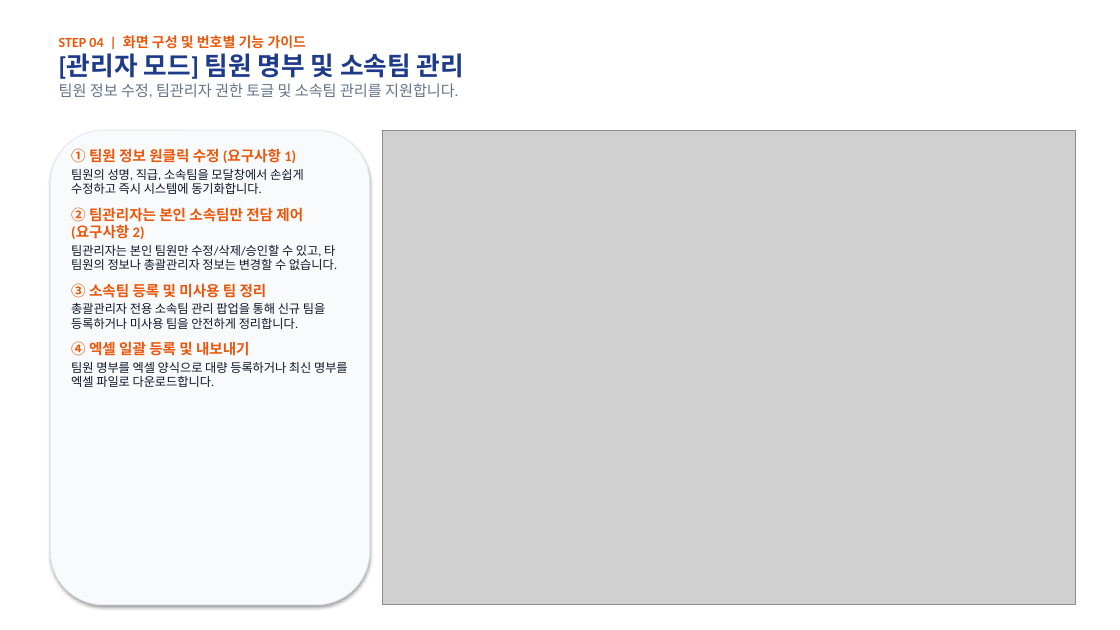
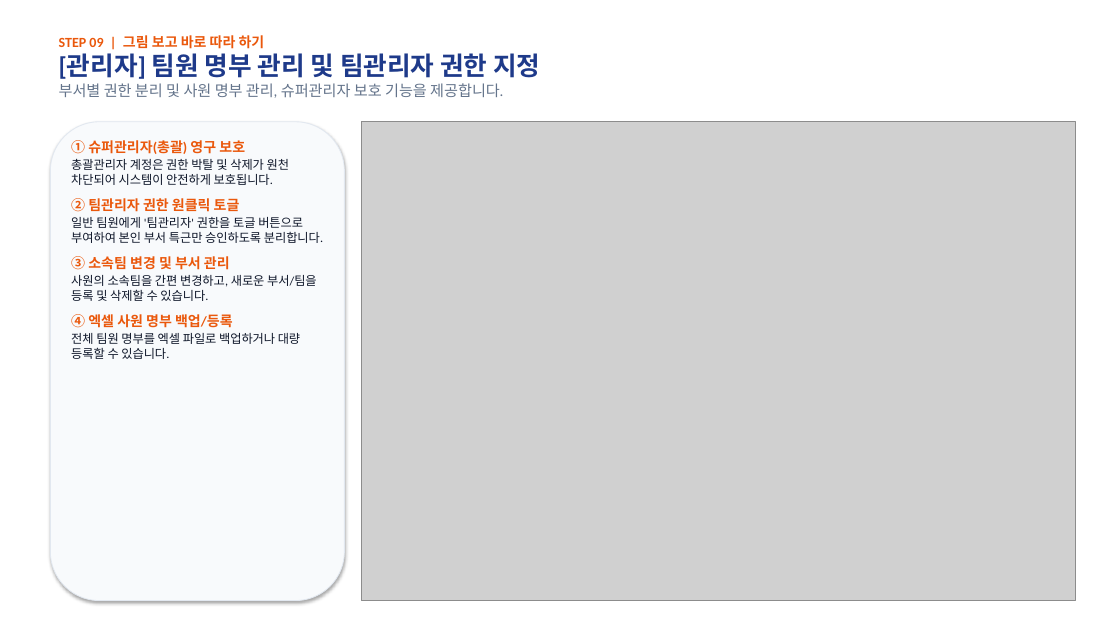
Before and after one commit to rorma34-lab/team-overtime-manager, a slide deck: slide 11 of Overtime_System_Manual.pptx (slide 5 before the commit). Drawn at 1120x630 pixels with LibreOffice and Linux fonts; fonts in the diff are those of the drawing; grey boxes stand for pictures. Boxes give left, top, right and bottom in pixels: in the first picture for what was removed or moved away, otherwise in the second. Text is boxed around its words. In the diff, an @@ line names an element or a change of style, - is before the commit and + after.

```diff
--- a/Overtime_System_Manual.pptx
+++ b/Overtime_System_Manual.pptx
@@ text at [59,35,540,98]: text changed @@
-STEP 04 | 화면 구성 및 번호별 기능 가이드
-[관리자 모드] 팀원 명부 및 소속팀 관리
-팀원 정보 수정, 팀관리자 권한 토글 및 소속팀 관리를 지원합니다.
+STEP 09 | 그림 보고 바로 따라 하기
+[관리자] 팀원 명부 관리 및 팀관리자 권한 지정
+부서별 권한 분리 및 사원 명부 관리, 슈퍼관리자 보호 기능을 제공합니다.
@@ rounded rectangle: place and size @@
-rounded rectangle at [50,130,370,605]
+rounded rectangle at [50,122,344,601]
@@ text at [71,140,323,359]: text changed @@
-① 팀원 정보 원클릭 수정 (요구사항 1)
-팀원의 성명, 직급, 소속팀을 모달창에서 손쉽게 수정하고 즉시 시스템에 동기화합니다.
-② 팀관리자는 본인 소속팀만 전담 제어 (요구사항 2)
-팀관리자는 본인 팀원만 수정/삭제/승인할 수 있고, 타 팀원의 정보나 총괄관리자 정보는 변경할 수 없습니다.
-③ 소속팀 등록 및 미사용 팀 정리
-총괄관리자 전용 소속팀 관리 팝업을 통해 신규 팀을 등록하거나 미사용 팀을 안전하게 정리합니다.
-④ 엑셀 일괄 등록 및 내보내기
-팀원 명부를 엑셀 양식으로 대량 등록하거나 최신 명부를 엑셀 파일로 다운로드합니다.
+① 슈퍼관리자(총괄) 영구 보호
+총괄관리자 계정은 권한 박탈 및 삭제가 원천 차단되어 시스템이 안전하게 보호됩니다.
+② 팀관리자 권한 원클릭 토글
+일반 팀원에게 '팀관리자' 권한을 토글 버튼으로 부여하여 본인 부서 특근만 승인하도록 분리합니다.
+③ 소속팀 변경 및 부서 관리
+사원의 소속팀을 간편 변경하고, 새로운 부서/팀을 등록 및 삭제할 수 있습니다.
+④ 엑셀 사원 명부 백업/등록
+전체 팀원 명부를 엑셀 파일로 백업하거나 대량 등록할 수 있습니다.
@@ picture: place and size @@
-picture at [382,130,1075,605]
+picture at [361,122,1075,601]
```
Also in this commit, not shown: 4 other slides changed, 9 slides added, 9 slides removed, 6 other files.
